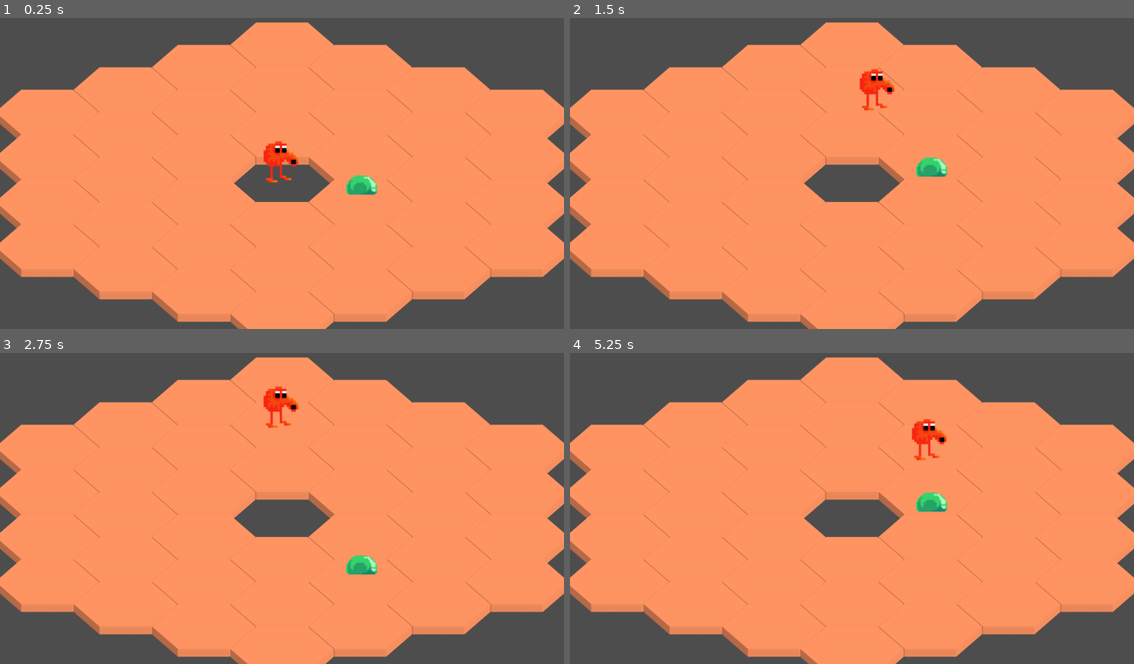
Above: before the commit, frames 1-4 (two rows, left to right).
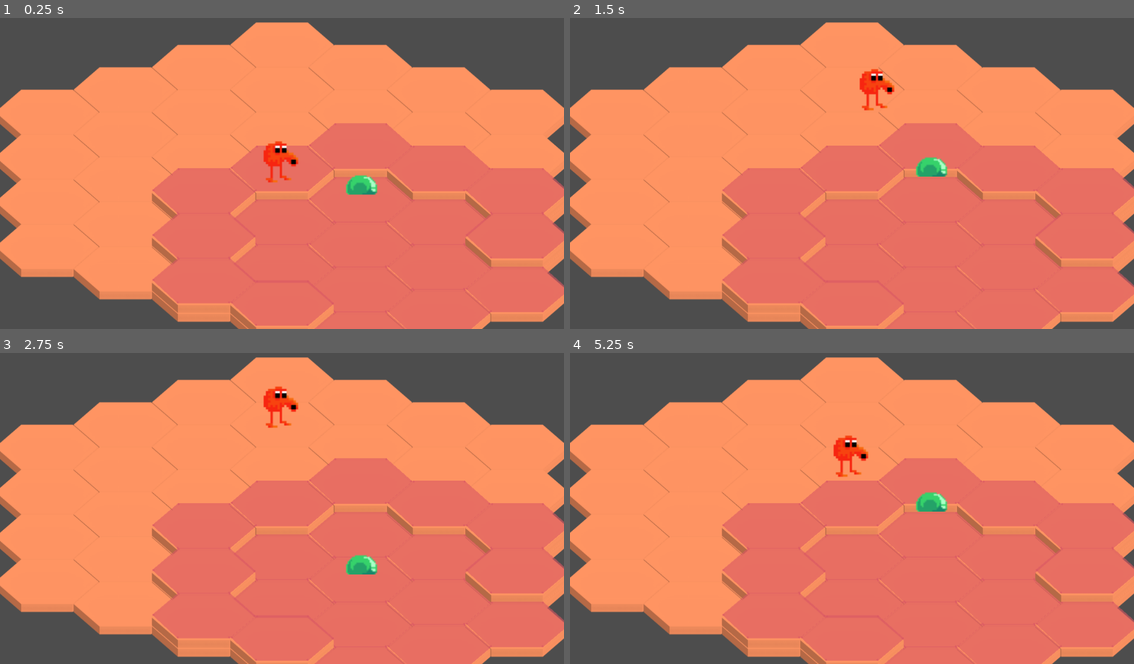
Above: after the commit, the same moments.

Repository: JayAiJoe/SlimeScaper
Game: Godot game, scene res://Scenes/map2d.tscn
Two runs of this game, one before a commit and one after it. Both use one fixed random seed, a clock stepped at 60 frames per second and the inputs below.
Inputs:
- Up to frame 1 (0.25 s): no input
- Up to frame 2 (1.5 s): hold Right (ui_right) 0.53-1.28 s; tap W (move_N) at 0.6 s; hold Down (ui_down) from 1.28 s (still down); tap E (move_NE) at 1.35 s
- Up to frame 3 (2.75 s): release Down (ui_down) at 2.03 s; hold Right (ui_right) from 2.03 s (still down); tap Q (move_NW) at 2.1 s
- Up to frame 4 (5.25 s): release Right (ui_right) at 2.78 s; hold Up (ui_up) 2.78-3.53 s; tap one key every 0.75 s from 2.85 s: S (move_S) D (move_SE) A (move_SW) W (move_N); hold Left (ui_left) 3.53-5.03 s; hold Down (ui_down) from 5.03 s (still down)

The runs differ from the first frame. In frame 1, 36% of the frame differs, in the area x 26-100%, y 33-100%; in frame 2, 37%; in frame 3, 37%; in frame 4, 38%, in the area x 26-100%, y 21-100%.

Commit message:
getting adjacent tiles

Diff:
--- a/Scenes/Map2d.gd
+++ b/Scenes/Map2d.gd
@@ -6,9 +6,13 @@
 
 func _ready():
 	Utils.grid = self
-	var coords = get_coords_in_radius(Vector2(0,0),3)
+	var coords = get_coords_in_radius(Vector2(0,0),3, true)
 	for coord in coords:
 		add_new_tile(coord)
+	coords = get_coords_in_ring(Vector2(1,1),2)
+	for coord in coords:
+		add_new_tile(coord)
+	highlight_tiles(get_coords_in_radius(Vector2(1,1),2, true))
 
 func add_new_tile(coordinates : Vector2, terrain = "dirt") -> void:
 	if coordinates in grid:
@@ -20,9 +24,9 @@
 		add_child(new_tile)
 	#fix global scaling
 
-func get_ring_coords(center:Vector2, radius:int) -> Array:
+func get_coords_in_ring(center:Vector2, radius:int) -> Array:
 	var result = []
-	var current = Vector2(-1,1)*radius
+	var current = Vector2(-1,1)*radius + center
 
 	for dir in Utils.DIR:
 		for i in range(radius):
@@ -30,8 +34,15 @@
 			current += Utils.DIR[dir]
 	return result
 
-func get_coords_in_radius(center:Vector2, radius:int) -> Array:
+func get_coords_in_radius(center:Vector2, radius:int, include_center = false) -> Array:
 	var results = []
+	if include_center:
+		results.append(center)
 	for i in range(1,radius+1):
-		results += get_ring_coords(center, i)
+		results += get_coords_in_ring(center, i)
 	return results
+
+func highlight_tiles(tiles:Array) -> void:
+	for coord in tiles:
+		if coord in grid:
+			grid[coord].will_highlight(true)
--- a/Scenes/tile_2d.gd
+++ b/Scenes/tile_2d.gd
@@ -21,7 +21,7 @@
 	var new_sprite = Sprite2D.new()
 	new_sprite.set_texture(load("res://Assets/sample_tiles/dirt_E.png"))
 	new_sprite.set_position(Vector2(0,-Utils.TILE_THICK*(levels.size()-1)))
-	new_sprite.set_offset(- Vector2(0,1)*103)
+	new_sprite.set_offset(Vector2(0,-1)*103)
 	add_child(new_sprite)
 	levels.append(new_sprite)
 
@@ -30,5 +30,5 @@
 
 func will_highlight(yes : bool) -> void:
 	if yes:
-		highlight.set_position(get_top_pos())
+		highlight.set_position(get_top_pos()-get_position())
 	highlight.set_visible(yes)
--- a/Scenes/tile_2d.tscn
+++ b/Scenes/tile_2d.tscn
@@ -8,5 +8,6 @@
 
 [node name="Highlight" type="Sprite2D" parent="."]
 visible = false
+z_index = 1
 texture = ExtResource("2_5vna0")
-offset = Vector2(0, -103)
+offset = Vector2(0, -90)
